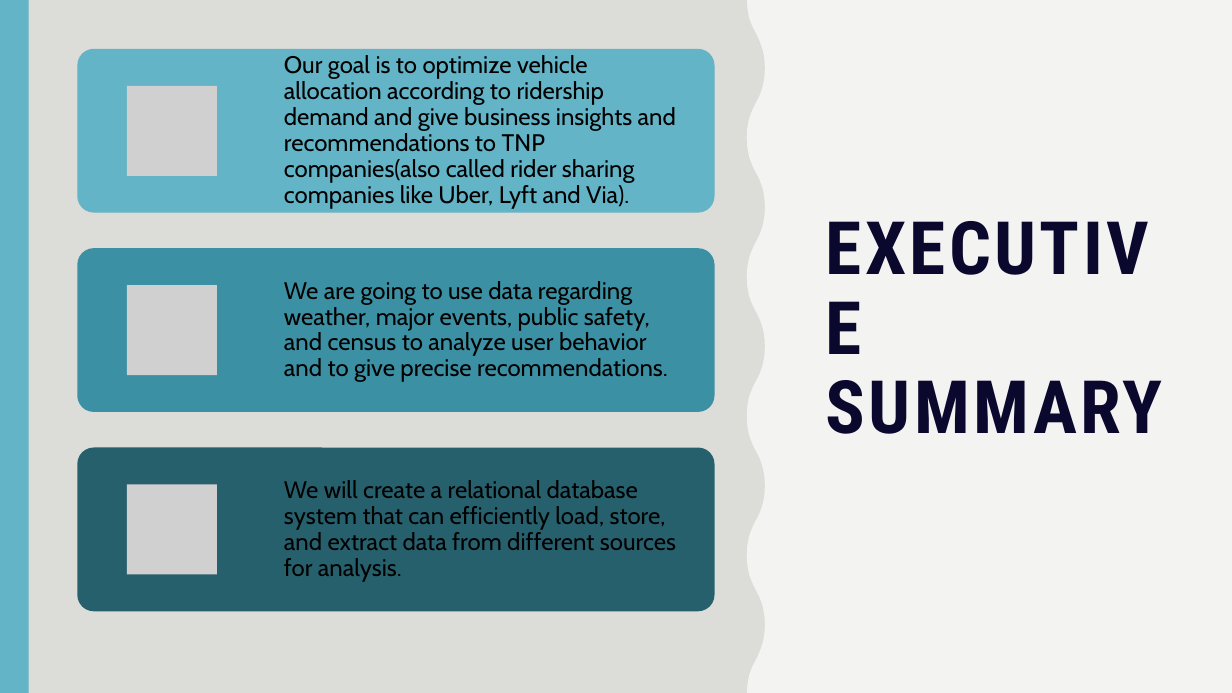
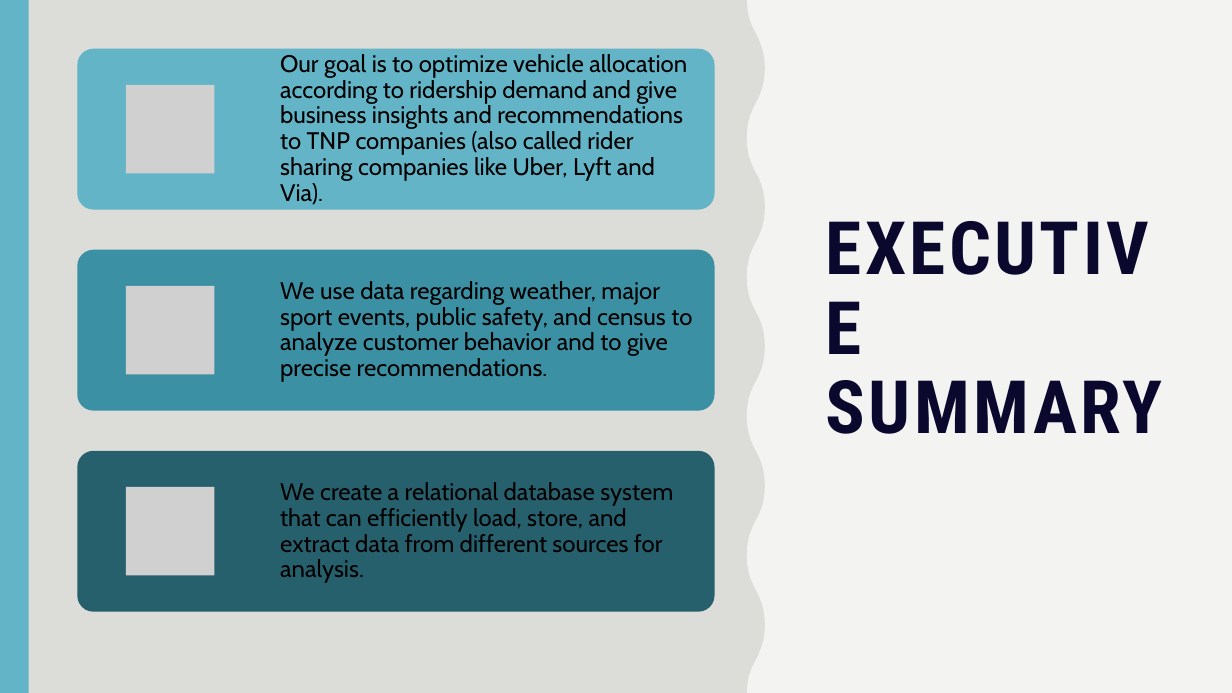
Before and after one commit to Data-Engineering-Platform-Final-Project/DEPA-FP-Files, a slide deck: slide 2 of DEPA Final Project PPT.pptx. Drawn at 1232x693 pixels with LibreOffice and Linux fonts; fonts in the diff are those of the drawing; grey boxes stand for pictures. Boxes give left, top, right and bottom in pixels: in the first picture for what was removed or moved away, otherwise in the second. Text is boxed around its words. In the diff, an @@ line names an element or a change of style, - is before the commit and + after.

```diff
--- a/DEPA Final Project PPT.pptx
+++ b/DEPA Final Project PPT.pptx
@@ text at [280, 54, 687, 205]: spaces changed @@
-Our goal is to optimize vehicle allocation according to ridership demand and give business insights and recommendations to TNP companies(also called rider sharing companies like Uber, Lyft and Via).
+Our goal is to optimize vehicle allocation according to ridership demand and give business insights and recommendations to TNP companies (also called rider sharing companies like Uber, Lyft and Via).
@@ text at [280, 281, 692, 382]: text changed @@
-We are going to use data regarding weather, major events, public safety, and census to analyze user behavior and to give precise recommendations.
+We use data regarding weather, major sport events, public safety, and census to analyze customer behavior and to give precise recommendations.
@@ rounded rectangle: place and size @@
-rounded rectangle at [78, 447, 715, 611]
+rounded rectangle at [78, 451, 715, 612]
@@ text at [280, 482, 673, 583]: text changed @@
-We will create a relational database system that can efficiently load, store, and extract data from different sources for analysis.
+We create a relational database system that can efficiently load, store, and extract data from different sources for analysis.
```
Also in this commit, not shown: 2 other slides changed.
